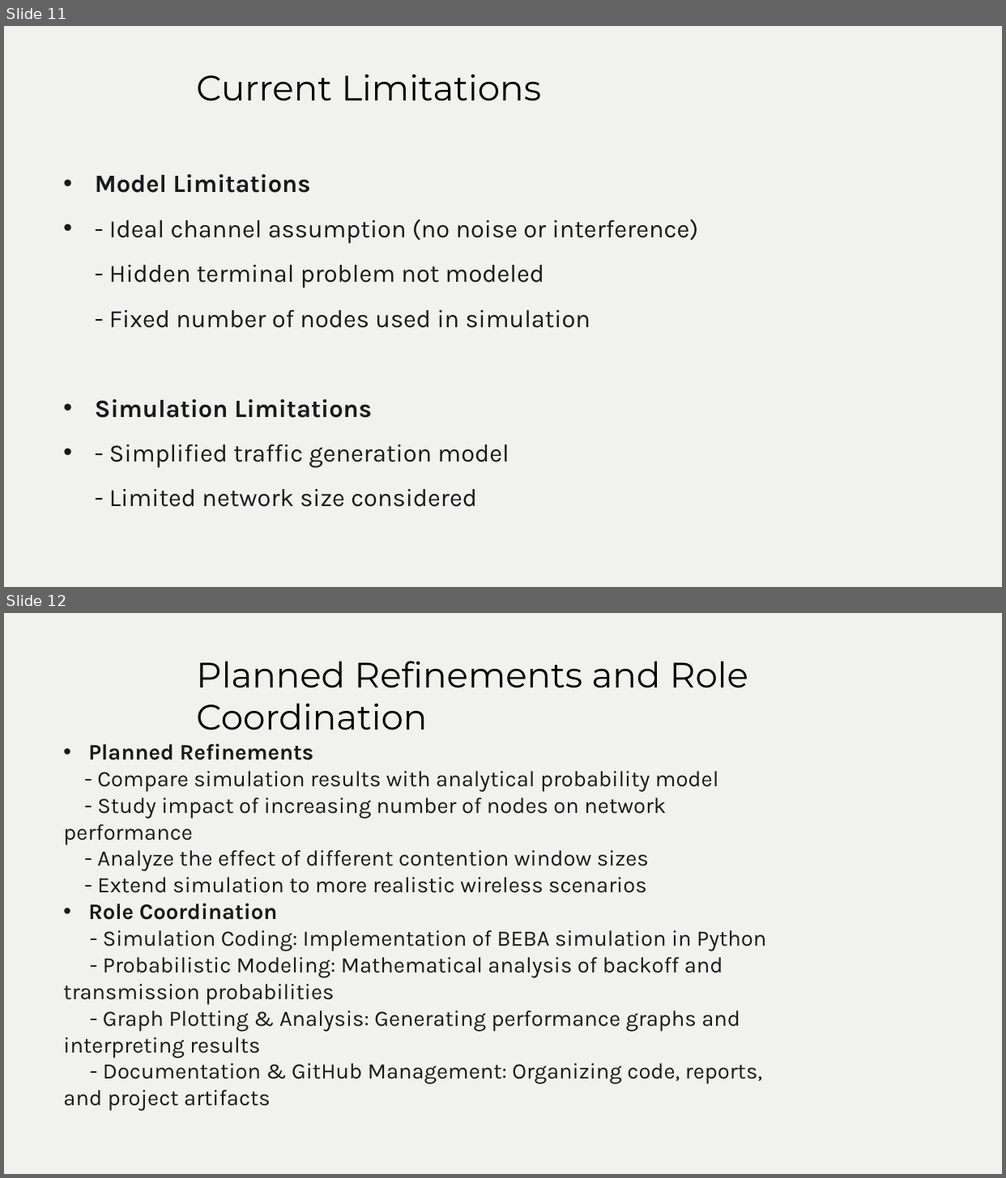
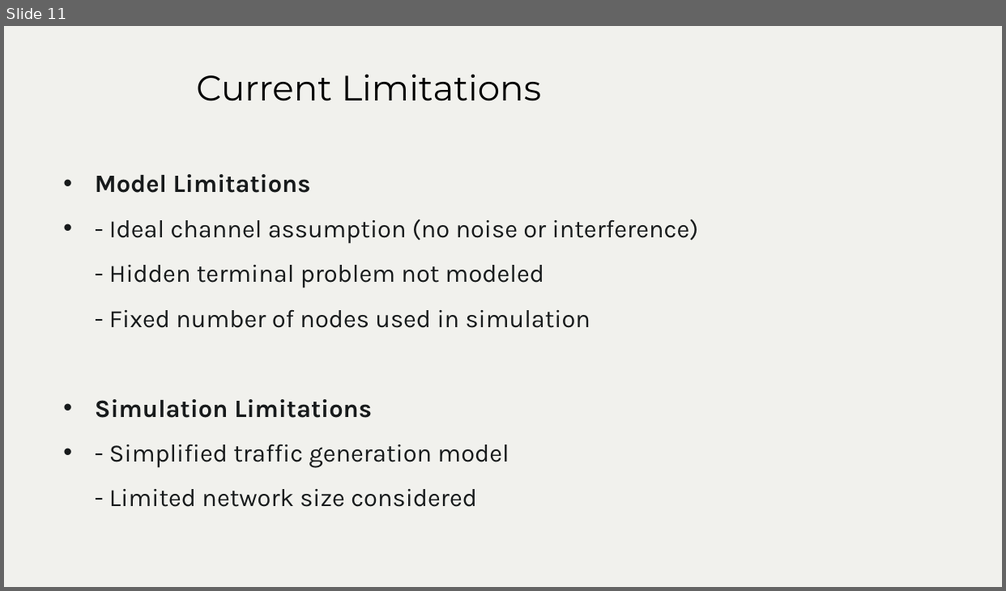
Before and after one commit to pratika719/beb-probabilistic-network-simulator, a slide deck: g13_s1_net/Milestone-3_s1_g13_net/PPT for video/Milestone 3_ppt.pptx. Shown one above the other, each under a label of ours: slides 11 and 12 before the commit, slide 11 after it. The pictures are 1006x1178 and 1006x591 pixels, drawn with LibreOffice and Linux fonts; fonts in the diff are those of the drawing; background and template pictures are left out. Boxes give left, top, right and bottom in pixels: in the first picture for what was removed or moved away, otherwise in the second. Text is boxed around its words. In the diff, an @@ line names an element or a change of style, - is before the commit and + after.

```diff
--- a/g13_s1_net/Milestone-3_s1_g13_net/PPT for video/Milestone 3_ppt.pptx
+++ b/g13_s1_net/Milestone-3_s1_g13_net/PPT for video/Milestone 3_ppt.pptx
@@ slide 12 removed at bbox=[4, 613, 1002, 1174], background #FFFFFF; not listed: 1 template element that a slide beside it also shows @@
@@ title removed at bbox=[196, 661, 748, 730] @@
-Planned Refinements and Role Coordination
@@ text removed at bbox=[63, 743, 766, 1111] @@
-• Planned Refinements
-- Compare simulation results with analytical probability model
-- Study impact of increasing number of nodes on network performance
-- Analyze the effect of different contention window sizes
-- Extend simulation to more realistic wireless scenarios
-• Role Coordination
-- Simulation Coding: Implementation of BEBA simulation in Python
-- Probabilistic Modeling: Mathematical analysis of backoff and transmission probabilities
-- Graph Plotting & Analysis: Generating performance graphs and interpreting results
-- Documentation & GitHub Management: Organizing code, reports, and project artifacts
```
Also in this commit, not shown: 6 slides changed, 5 slides added, 4 other slides removed, 3 other files.
